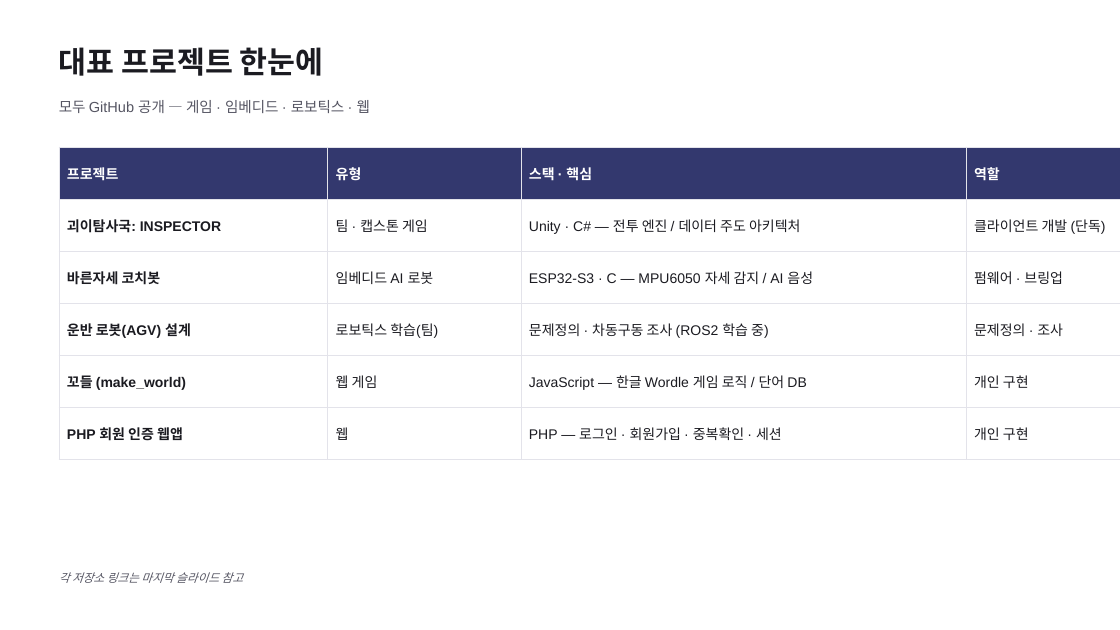
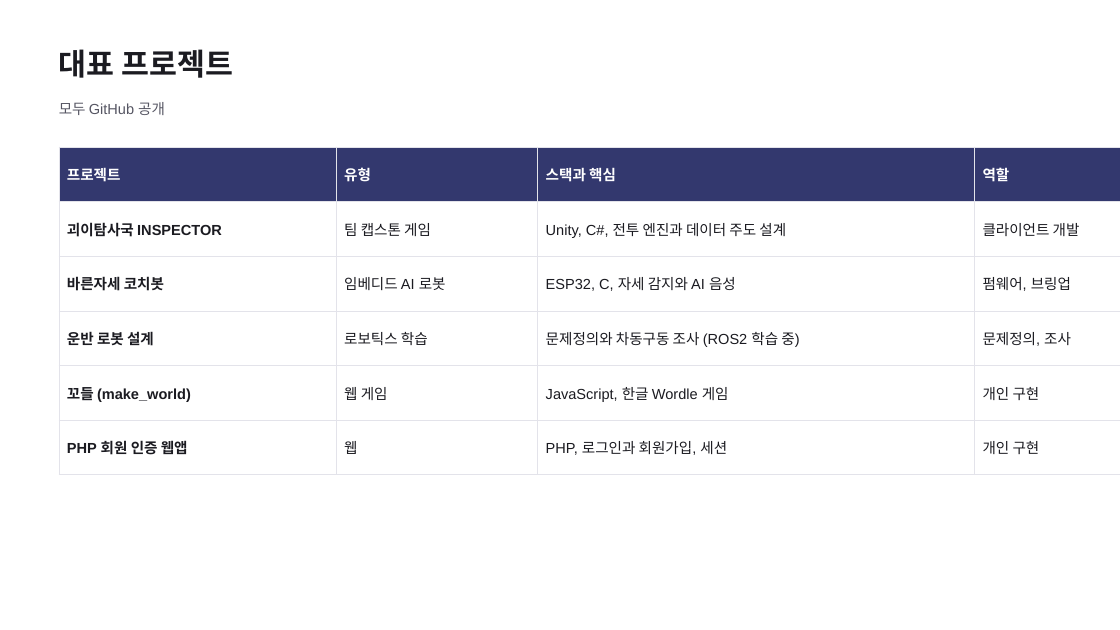
Before and after one commit to G0Sun9M0/portfolio, a slide deck: slide 3 of 고성모_포트폴리오_PPT.pptx. Drawn at 1120x630 pixels with LibreOffice and Linux fonts; fonts in the diff are those of the drawing. Boxes give left, top, right and bottom in pixels: in the first picture for what was removed or moved away, otherwise in the second. Text is boxed around its words. In the diff, an @@ line names an element or a change of style, - is before the commit and + after.

```diff
--- a/고성모_포트폴리오_PPT.pptx
+++ b/고성모_포트폴리오_PPT.pptx
@@ text at bbox=[59, 49, 233, 78]: text changed @@
-대표 프로젝트 한눈에
+대표 프로젝트
@@ text at bbox=[59, 102, 165, 115]: text changed @@
-모두 GitHub 공개 — 게임 · 임베디드 · 로보틱스 · 웹
+모두 GitHub 공개
@@ table at bbox=[59, 147, 1120, 459] @@
-row 1, column 3: 스택 · 핵심
+row 1, column 3: 스택과 핵심
-row 2: 괴이탐사국: INSPECTOR | 팀 · 캡스톤 게임 | Unity · C# — 전투 엔진 / 데이터 주도 아키텍처 | 클라이언트 개발 (단독)
+row 2: 괴이탐사국 INSPECTOR | 팀 캡스톤 게임 | Unity, C#, 전투 엔진과 데이터 주도 설계 | 클라이언트 개발
-row 3, column 3: ESP32-S3 · C — MPU6050 자세 감지 / AI 음성
+row 3, column 3: ESP32, C, 자세 감지와 AI 음성
-row 3, column 4: 펌웨어 · 브링업
+row 3, column 4: 펌웨어, 브링업
-row 4: 운반 로봇(AGV) 설계 | 로보틱스 학습(팀) | 문제정의 · 차동구동 조사 (ROS2 학습 중) | 문제정의 · 조사
+row 4: 운반 로봇 설계 | 로보틱스 학습 | 문제정의와 차동구동 조사 (ROS2 학습 중) | 문제정의, 조사
-row 5, column 3: JavaScript — 한글 Wordle 게임 로직 / 단어 DB
+row 5, column 3: JavaScript, 한글 Wordle 게임
-row 6, column 3: PHP — 로그인 · 회원가입 · 중복확인 · 세션
+row 6, column 3: PHP, 로그인과 회원가입, 세션
@@ size 12 to 12.5 pt in "프로젝트", "유형", "역할", "바른자세 코치봇" and 7 more places @@
@@ text removed at bbox=[59, 572, 243, 583] @@
-각 저장소 링크는 마지막 슬라이드 참고
```
Also in this commit, not shown: 5 other slides changed, 2 slides added, 5 slides removed, 1 other file.
